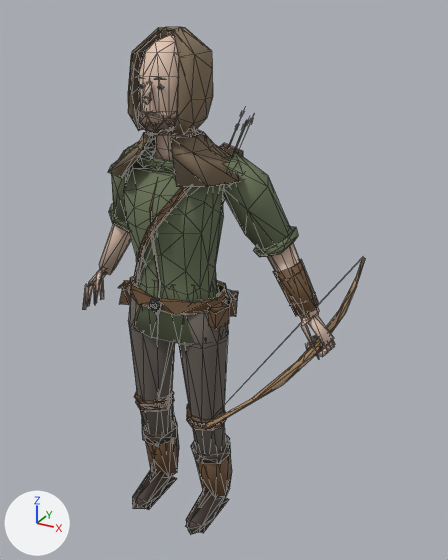
Two versions of the glTF model aethermoor-site/assets/models/units/human_leather.glb, one commit apart.
Before and after are seen from a camera (50 mm lens) standing at (1.175, -1.929, 1.965) and looking at (0.083, 0.055, 0.973). Every picture has the same lights, and +X, +Y and +Z are marked at lower left. The older version comes first. Mesh edges are drawn as thin lines. Where no turn or scale is listed for an object, it has been applied to the vertices. Vertices at exactly the same position are counted once.

Before the edit, the objects in view are built like this:
```python
ob_human_leather__ow_enemy_bandit_archer_mesh_d = bpy.data.objects.new('human_leather__OW_Enemy_Bandit_Archer_MESH_d', me_ow_enemy_bandit_archer_mesh_data_002)
ob_human_leather__ow_enemy_bandit_archer_mesh_d.location = (0.005, -0.182, -0.005)
```
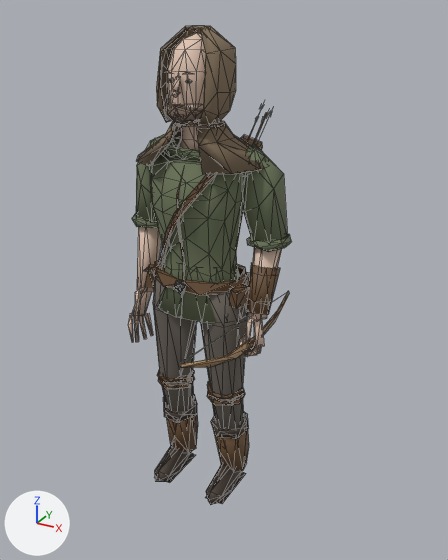
Location of each change, (x1, y1, x2, y2) in pixels of the pictures (448 x 560 px; the box of a moved part takes in the faces that stretch with it):
'human_leather__OW_Enemy_Bandit_Archer_MESH_d', reshaped, moved (42% narrower): before (82, 27, 366, 534); after (128, 26, 291, 505)
part 1 of me_ow_enemy_bandit_archer_mesh_data_002, moved or reshaped: before (88, 273, 106, 286); after (132, 288, 151, 316)
part 2 of me_ow_enemy_bandit_archer_mesh_data_002, added: after (253, 320, 264, 349)
part 3 of me_ow_enemy_bandit_archer_mesh_data_002, moved or reshaped: before (305, 343, 328, 357); after (238, 338, 257, 356)
part 4 of me_ow_enemy_bandit_archer_mesh_data_002, moved or reshaped: before (309, 342, 331, 351); after (242, 337, 260, 354)
part 5 of me_ow_enemy_bandit_archer_mesh_data_002, moved or reshaped: before (312, 338, 334, 349); after (244, 336, 261, 353)
part 6 of me_ow_enemy_bandit_archer_mesh_data_002, rebuilt: before (111, 141, 139, 225); after (136, 134, 165, 222)
part 7 of me_ow_enemy_bandit_archer_mesh_data_002, deleted: before (82, 256, 366, 429)
part 8 of me_ow_enemy_bandit_archer_mesh_data_002, moved or reshaped: before (99, 130, 319, 320); after (128, 121, 291, 368)
part 9 of me_ow_enemy_bandit_archer_mesh_data_002, recoloured: before (269, 251, 283, 256); after (252, 249, 282, 320)

The change in detail:
me_ow_enemy_bandit_archer_mesh_data_002 is used by ob_human_leather__ow_enemy_bandit_archer_mesh_d; location (0.005, -0.182, -0.005).
me_ow_enemy_bandit_archer_mesh_data_002 had 1266 vertices, 2177 faces and spanned x -0.58..0.57, y -0.54..0.9, z 0.01..1.91.
me_ow_enemy_bandit_archer_mesh_data_002 now has 1266 vertices, 2177 faces and spans x -0.35..0.36, y -0.68..0.69, z 0.01..1.91.
me_ow_enemy_bandit_archer_mesh_data_002 part 1: the loose piece of 8 vertices spanning x -0.56..-0.44, y 0.14..0.22, z 0.84..0.97 is multiplied about its middle by the matrix ((0.856, 0.168, -0.489), (-0.008, 0.95, 0.312), (0.517, -0.263, 0.815)), then moved by (0.23, -0.18, -0.07).
me_ow_enemy_bandit_archer_mesh_data_002 part 2: the loose piece of 8 vertices spanning x -0.56..-0.44, y 0.14..0.22, z 0.84..0.97 is copied, and the copy is multiplied about its middle by the matrix ((0.58, -0.168, -0.797), (0.311, 0.95, 0.026), (0.753, -0.263, 0.603)), then moved by (0.77, -0.18, -0.07); it spans x 0.24..0.3, y -0.06..0.05, z 0.75..0.9.
me_ow_enemy_bandit_archer_mesh_data_002 part 3: the loose piece of 13 vertices spanning x 0.47..0.56, y 0.13..0.15, z 0.81..0.86 is multiplied about its middle by the matrix ((0.856, -0.168, 0.489), (0.008, 0.95, 0.312), (-0.517, -0.263, 0.815)), then moved by (-0.26, -0.2, -0.06).
me_ow_enemy_bandit_archer_mesh_data_002 part 4: the loose piece of 13 vertices spanning x 0.48..0.57, y 0.15..0.18, z 0.81..0.86 is multiplied about its middle by the matrix ((0.856, -0.168, 0.489), (0.008, 0.95, 0.312), (-0.517, -0.263, 0.815)), then moved by (-0.26, -0.2, -0.07).
me_ow_enemy_bandit_archer_mesh_data_002 part 5: the loose piece of 13 vertices spanning x 0.48..0.57, y 0.18..0.21, z 0.81..0.86 is multiplied about its middle by the matrix ((0.856, -0.168, 0.489), (0.008, 0.95, 0.312), (-0.517, -0.263, 0.815)), then moved by (-0.27, -0.21, -0.07).
me_ow_enemy_bandit_archer_mesh_data_002 part 6: the loose piece of 19 vertices spanning x -0.39..-0.16, y 0.01..0.24, z 1.16..1.53 is rebuilt with 21 vertices and now spans x -0.33..-0.16, y 0.01..0.18, z 1.16..1.52.
me_ow_enemy_bandit_archer_mesh_data_002 part 7: 13 loose pieces with 101 vertices, spanning x -0.58..0.56, y -0.54..0.9, z 0.74..1.14, are deleted.
me_ow_enemy_bandit_archer_mesh_data_002 part 8: 16 vertices moved from x -0.19..0.38, y 0.01..0.14, z 1.15..1.5 to x -0.19..0.29, y -0.03..0.14, z 0.87..1.48; 194 vertices removed from x -0.5..0.5, y -0.06..0.26, z 0.92..1.59; 285 vertices added at x -0.35..0.36, y -0.68..0.69, z 0.67..1.59.
me_ow_enemy_bandit_archer_mesh_data_002 part 9: 2 faces spanning x 0.25..0.32, y -0.03..0.1, z 0.87..1.18 switch from mat_ow_enemy_bandit_mat_clothgreen (greyish green #6c7659) to mat_ow_enemy_bandit_mat_skinfair (beige #e1c4b1).
Other edits to the shape of me_ow_enemy_bandit_archer_mesh_data_002 do not show in these pictures.
Object 'human_leather__OW_Enemy_Bandit_Archer_MESH_d' (ob_human_leather__ow_enemy_bandit_archer_mesh_d) moves from (0.005, -0.182, -0.005) to (-0.006, -0.001, -0.005).
